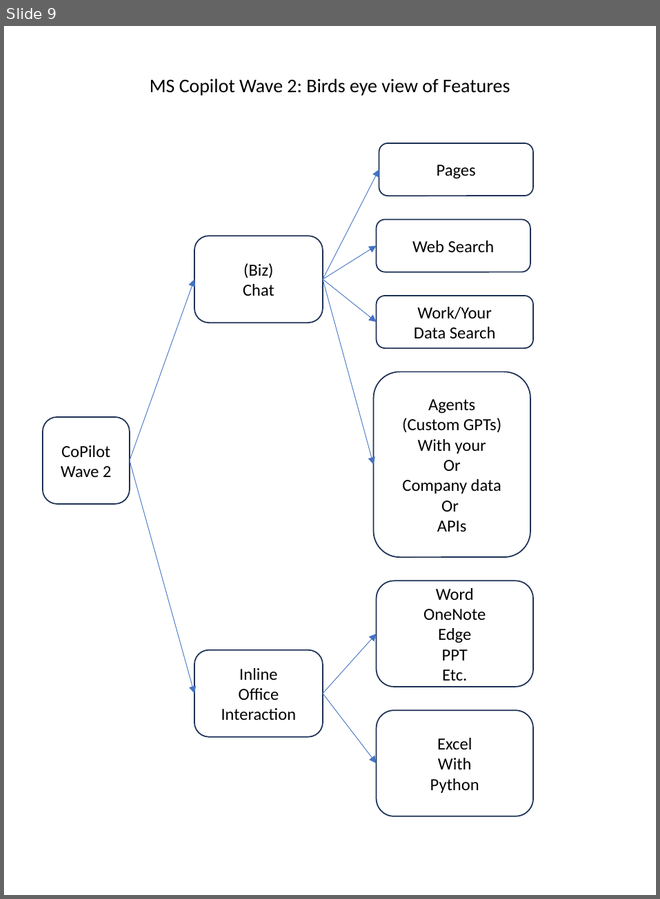
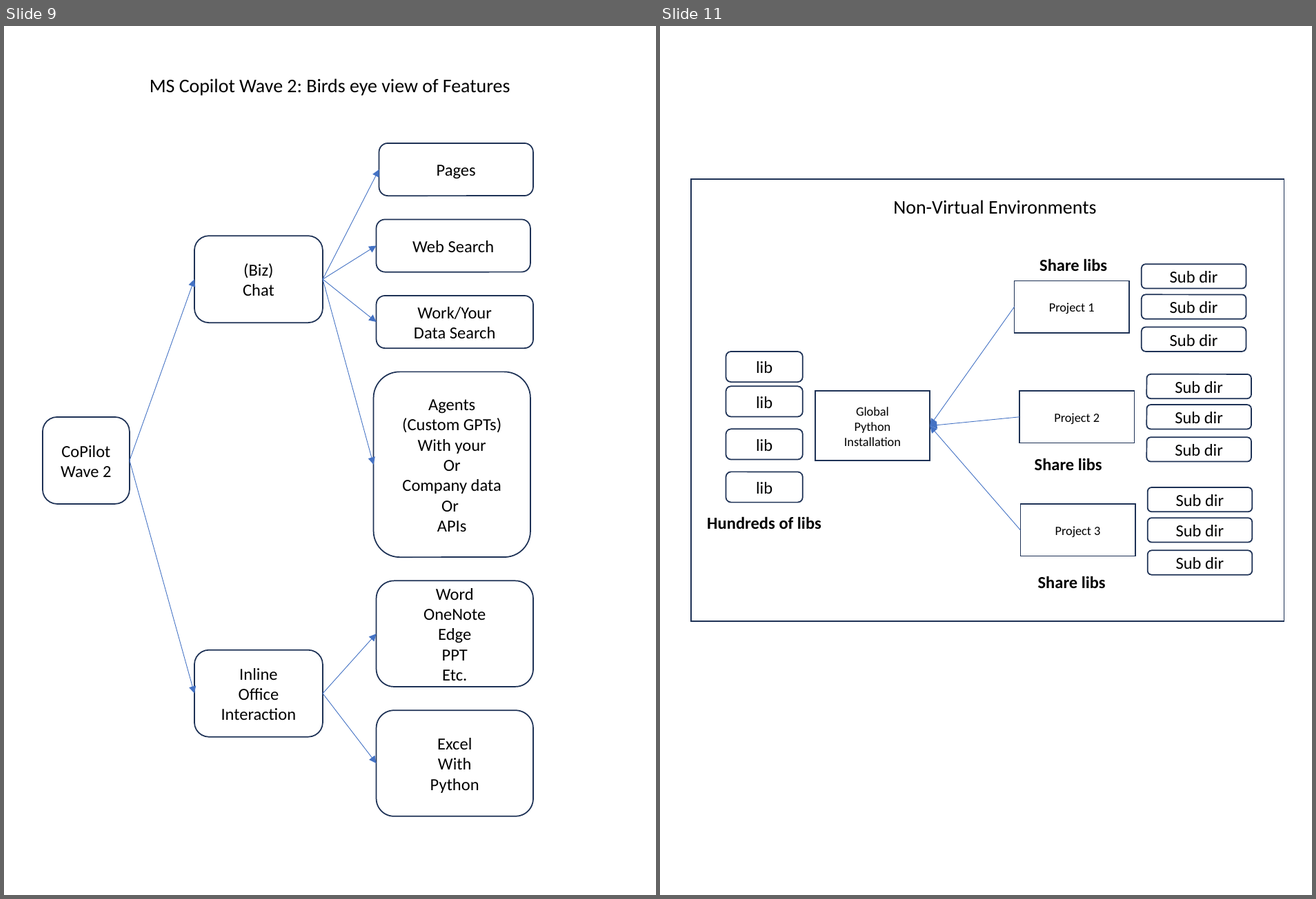
Before and after one commit to SatyaKomatineni/articles-repo, a slide deck: general-tech-figures.pptx. Shown side by side, each under a label of ours: slide 9 before the commit, slides 9 and 11 after it; the slides between them are not shown. The pictures are 660x899 and 1316x899 pixels, drawn with LibreOffice and Linux fonts; fonts in the diff are those of the drawing. Boxes give left, top, right and bottom in pixels: in the first picture for what was removed or moved away, otherwise in the second. Text is boxed around its words. In the diff, an @@ line names an element or a change of style, - is before the commit and + after.

```diff
--- a/general-tech-figures.pptx
+++ b/general-tech-figures.pptx
@@ slide 11 added at (660,26,1312,895), background #FFFFFF @@
@@ group added at (691,179,1284,621): 13 rounded rectangles, 5 rectangles, 5 texts, 3 arrows @@
+Global
+Python
+Installation
+lib
+lib
+lib
+lib
+Project 1
+Sub dir
+Sub dir
+Sub dir
+Project 2
+Sub dir
+Sub dir
+Sub dir
+Project 3
+Sub dir
+Sub dir
+Sub dir
+Hundreds of libs
+Share libs
+Share libs
+Share libs
+Non-Virtual Environments
```
Also in this commit, not shown: 2 other slides added, 10 other files.
